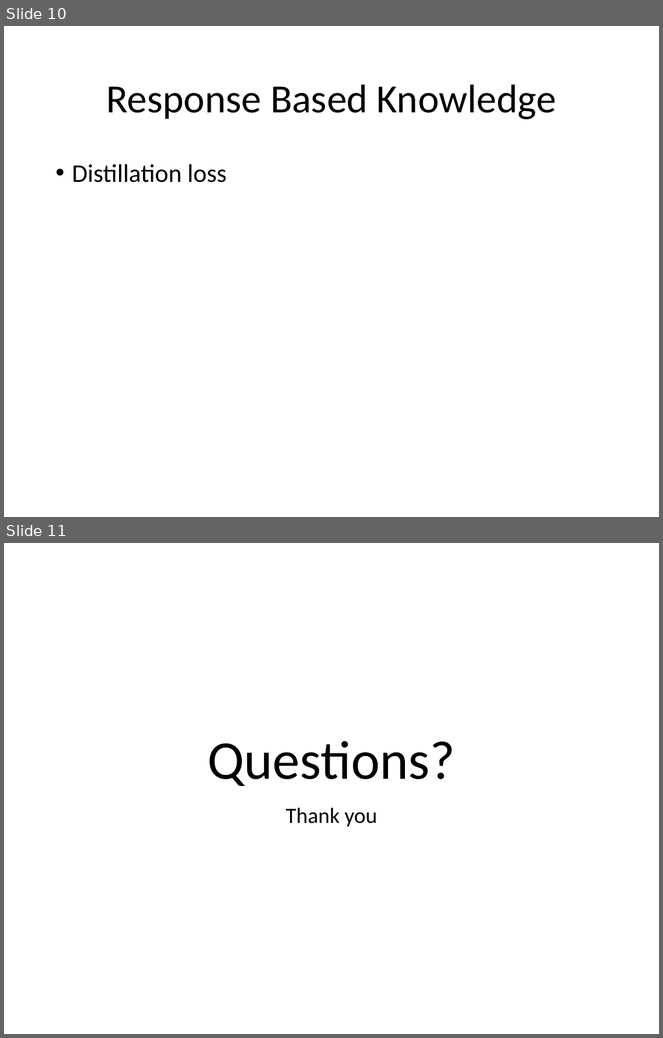
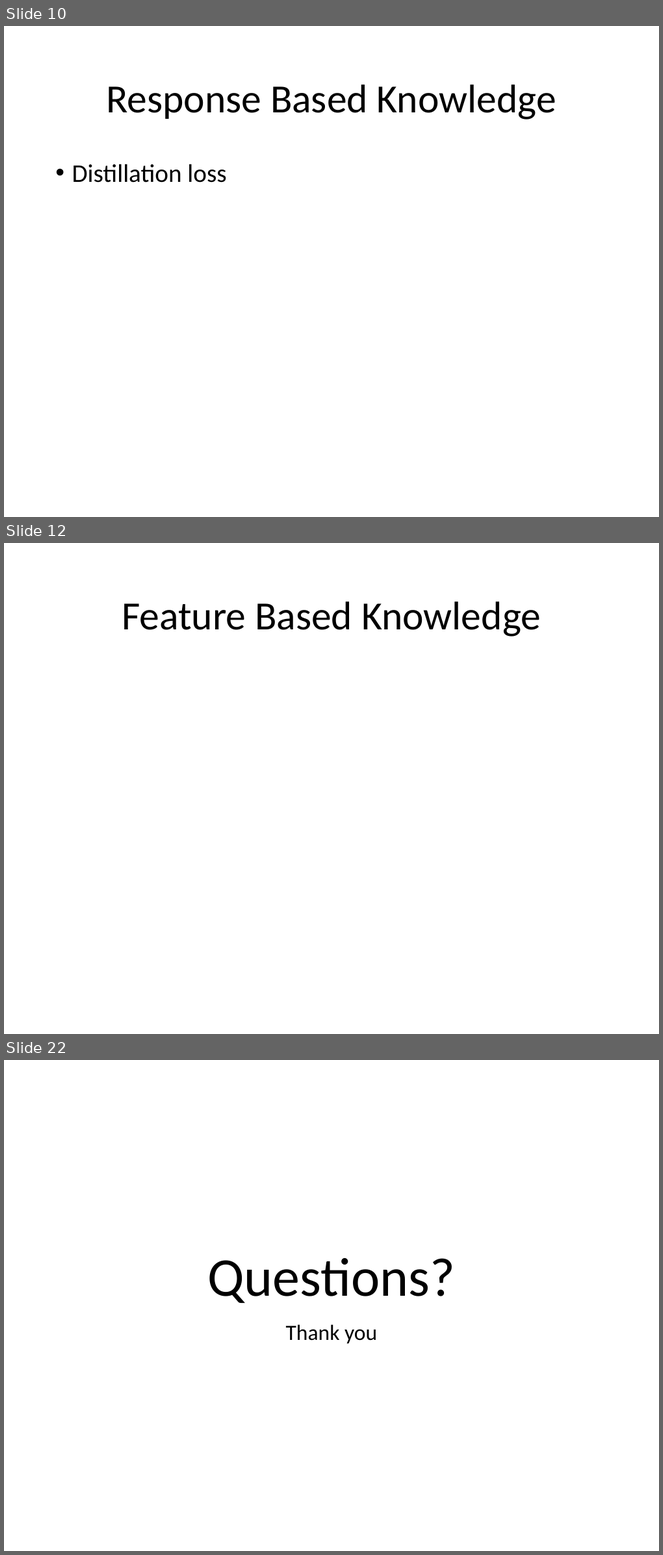
Before and after one commit to look4pritam/KnowledgeDistillation, a slide deck: Presentations/KnowledgeDistillation.pptx. Shown one above the other, each under a label of ours: slides 10 and 11 before the commit, slides 10, 12 and 22 after it; the slides between them are not shown. The pictures are 663x1038 and 663x1555 pixels, drawn with LibreOffice and Linux fonts; fonts in the diff are those of the drawing. Boxes give left, top, right and bottom in pixels: in the first picture for what was removed or moved away, otherwise in the second. Text is boxed around its words. In the diff, an @@ line names an element or a change of style, - is before the commit and + after.

```diff
--- a/Presentations/KnowledgeDistillation.pptx
+++ b/Presentations/KnowledgeDistillation.pptx
@@ slide 12 added at box(4, 543, 659, 1034), background #FFFFFF @@
@@ title added at box(122, 601, 541, 637), 44 pt, text #000000 @@
+Feature Based Knowledge
@@ what was slide 11 is now slide 22 @@
```
Also in this commit, not shown: 1 slide changed, 10 other slides added.
